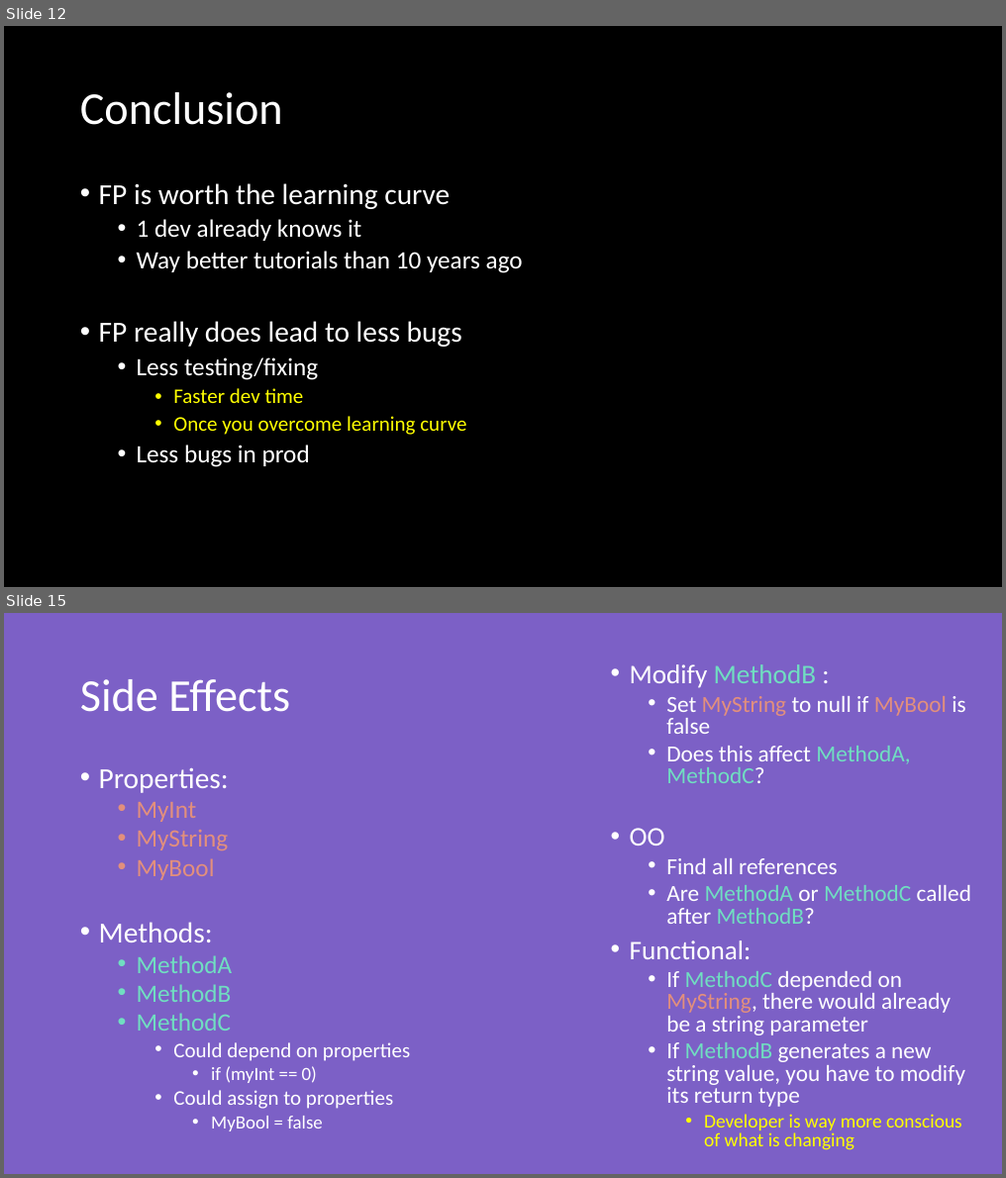
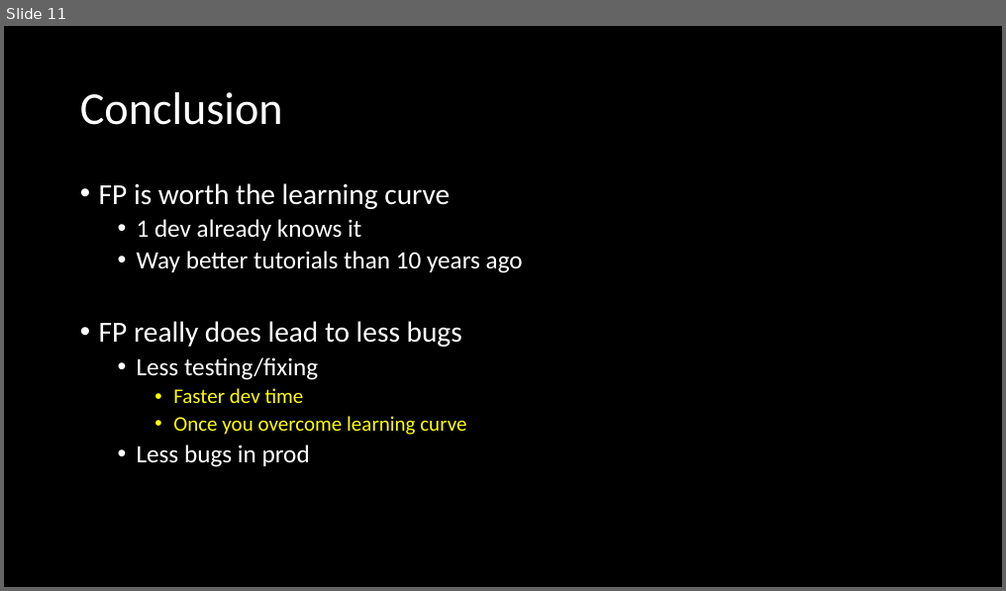
Before and after one commit to jaydpather/FSharpETLDemo, a slide deck: presentations/FSharpETLDemo.pptx. Shown one above the other, each under a label of ours: slides 12 and 15 before the commit, slide 11 after it; the slides between them are not shown. The pictures are 1006x1178 and 1006x591 pixels, drawn with LibreOffice and Linux fonts; fonts in the diff are those of the drawing. Boxes give left, top, right and bottom in pixels: in the first picture for what was removed or moved away, otherwise in the second. Text is boxed around its words. In the diff, an @@ line names an element or a change of style, - is before the commit and + after.

```diff
--- a/presentations/FSharpETLDemo.pptx
+++ b/presentations/FSharpETLDemo.pptx
@@ slide 15 removed at [4, 613, 1002, 1174], background #7C60C6 @@
@@ text removed at [630, 664, 971, 1151] @@
-• Modify MethodB :
-  • Set MyString to null if MyBool is false
-  • Does this affect MethodA, MethodC?
-• OO
-  • Find all references
-  • Are MethodA or MethodC called after MethodB?
-• Functional:
-  • If MethodC depended on MyString, there would already be a string parameter
-  • If MethodB generates a new string value, you have to modify its return type
-    • Developer is way more conscious of what is changing
@@ title removed at [80, 679, 290, 712] @@
-Side Effects
@@ text removed at [99, 767, 410, 1132] @@
-• Properties:
-  • MyInt
-  • MyString
-  • MyBool
-• Methods:
-  • MethodA
-  • MethodB
-  • MethodC
-    • Could depend on properties
-      • if (myInt == 0)
-    • Could assign to properties
-      • MyBool = false
@@ what was slide 12 is now slide 11 @@
```
Also in this commit, not shown: 2 slides changed, 1 slide added, 3 other slides removed, 7 other files.
